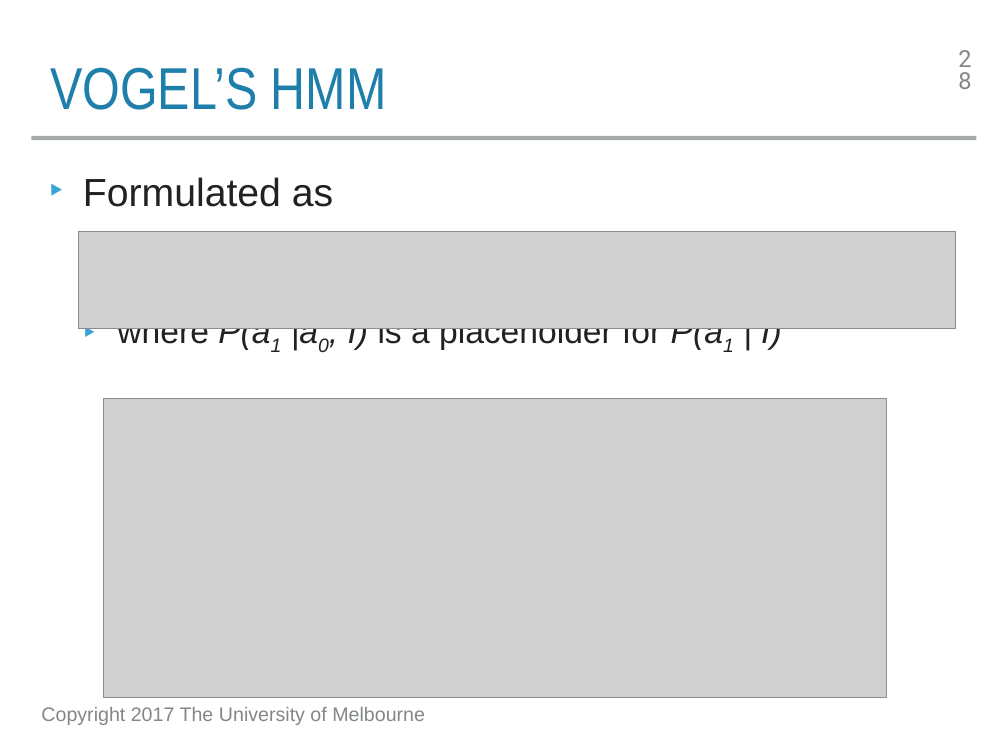
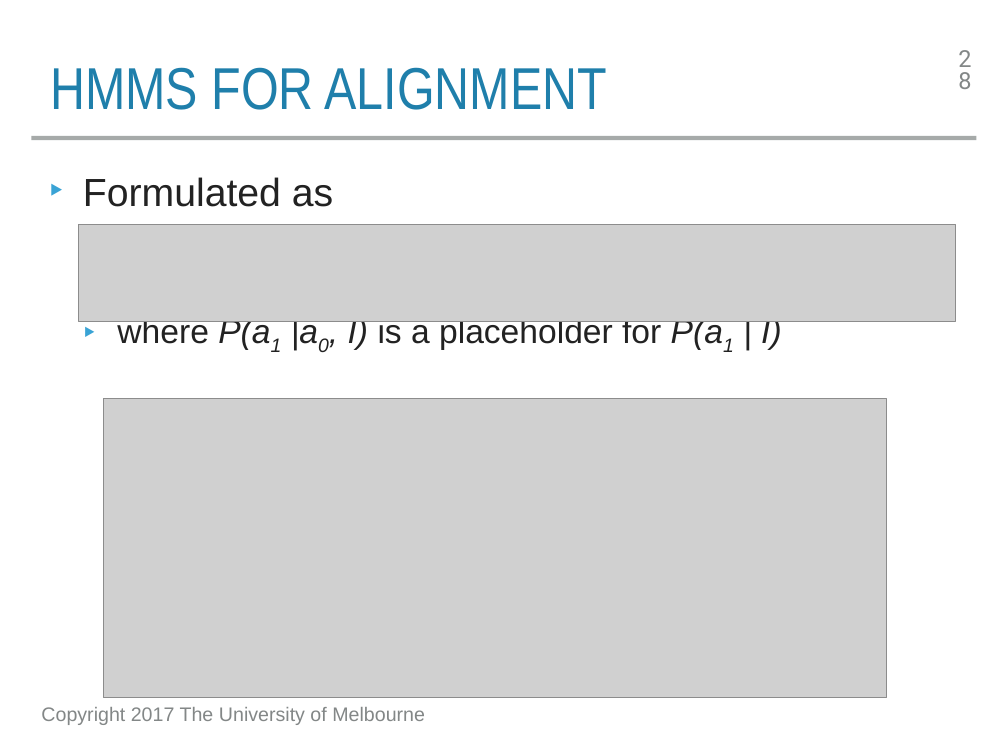
Before and after one commit to trevorcohn/comp90042, a slide deck: slide 28 of slides/WSTA_L20_machine_translation_word.pptx. Drawn at 1008x756 pixels with LibreOffice and Linux fonts; fonts in the diff are those of the drawing; grey boxes stand for pictures. Boxes give left, top, right and bottom in pixels: in the first picture for what was removed or moved away, otherwise in the second. Text is boxed around its words. In the diff, an @@ line names an element or a change of style, - is before the commit and + after.

```diff
--- a/slides/WSTA_L20_machine_translation_word.pptx
+++ b/slides/WSTA_L20_machine_translation_word.pptx
@@ title at box(50, 67, 607, 110): text changed @@
-VOGEL’S HMM
+HMMS FOR ALIGNMENT
@@ picture: place and size @@
-picture at box(79, 232, 957, 329)
+picture at box(79, 225, 957, 322)
```
Also in this commit, not shown: 6 other slides changed, 2 other files.
